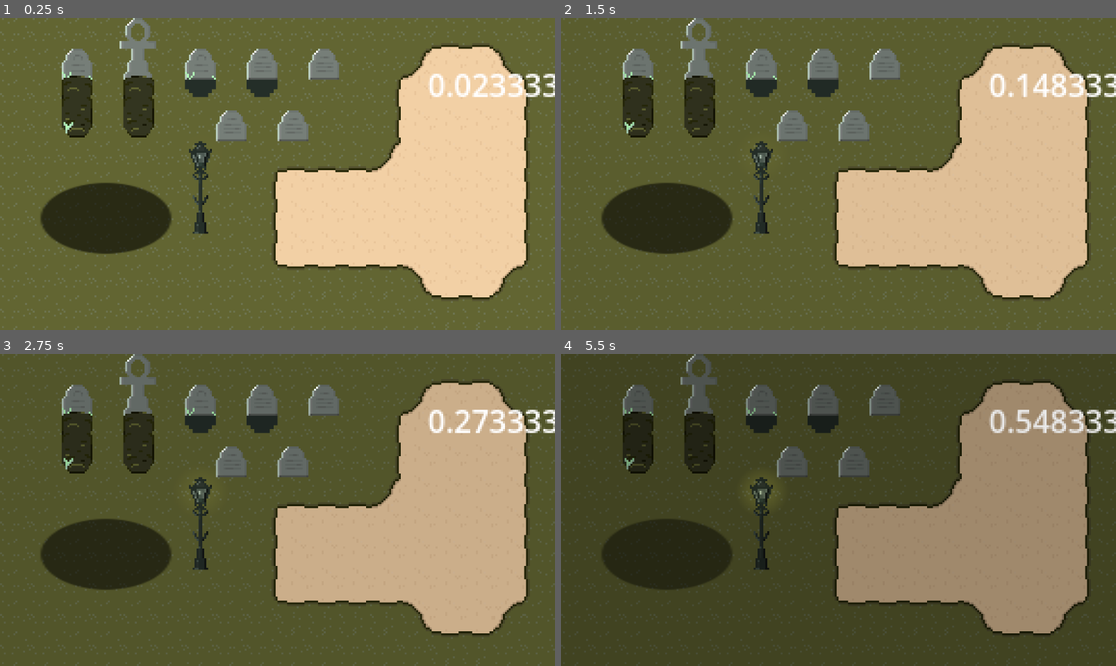
Above: before the commit, frames 1-4 (two rows, left to right).
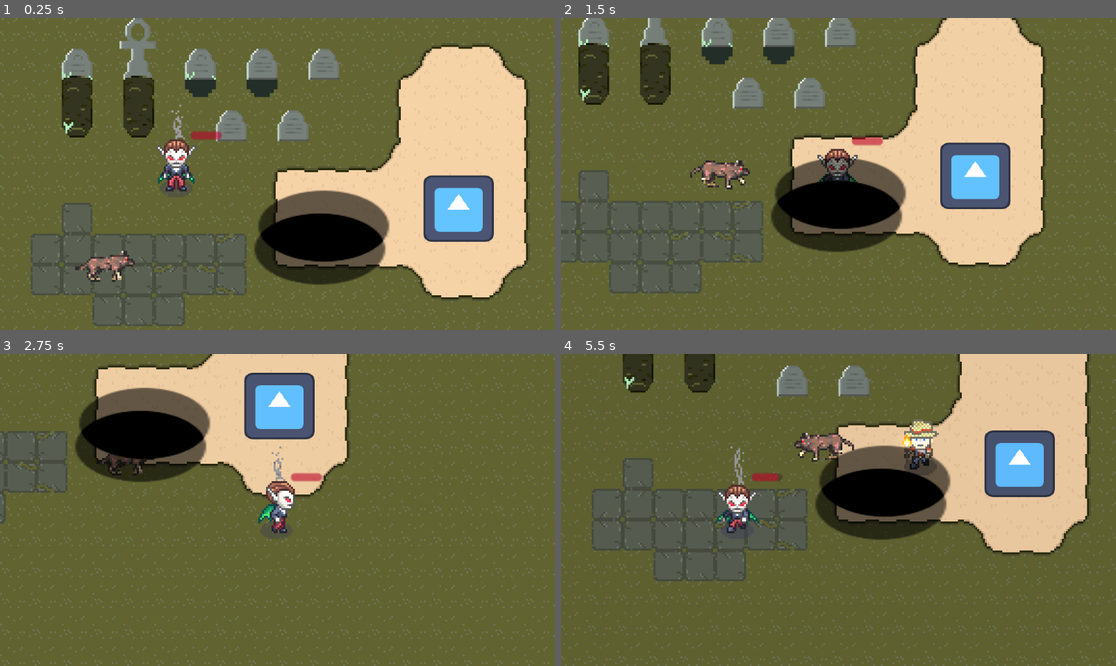
Above: after the commit, the same moments.

Repository: sstrac/shadow_hunters
Game: Godot game, scene res://Scenes/Level1.tscn
Same seed, same stepped clock (60 frames per second), same inputs: the game is played once before the commit and once after it. Before the commit the project starts from res://Scenes/DaylightCycle.tscn. The engine's default icon, where the game draws it, is replaced by a stand-in: a white triangle on a blue panel in a dark square.
Inputs:
- Up to frame 1 (0.25 s): no input
- Up to frame 2 (1.5 s): hold D (right) 0.53-1.28 s; hold Down (down) from 1.28 s (still down)
- Up to frame 3 (2.75 s): release Down (down) at 2.03 s; hold D (right) from 2.03 s (still down)
- Up to frame 4 (5.5 s): release D (right) at 2.78 s; hold Up (up) 2.78-3.53 s; hold A (left) 3.53-5.03 s; hold Down (down) from 5.03 s (still down)

The runs differ from the first frame. In frame 1, 22% of the frame differs, in the area x 5-100%, y 17-99%; in frame 2, 47%; in frame 3, 53%; in frame 4, 95%, in the area x 0-100%, y 0-100%.

Commit message:
Add wolf enemy, add sfx to player, add daylight cycle to level 1

Diff:
--- a/Scenes/DaylightCycle.tscn
+++ b/Scenes/DaylightCycle.tscn
@@ -1,13 +1,12 @@
 [gd_scene load_steps=5 format=4 uid="uid://kgv5wx7dpdi5"]
 
-[ext_resource type="Script" uid="uid://c8muxr8qha6vh" path="res://Scripts/daylight_cycle.gd" id="1_d6m41"]
+[ext_resource type="Script" uid="uid://kpy0ansxe4ex" path="res://Scenes/level_1.gd" id="1_61p2e"]
 [ext_resource type="TileSet" uid="uid://co64dlqtbmbo2" path="res://Assets/main_tilemap.tres" id="1_qd5cb"]
 [ext_resource type="PackedScene" uid="uid://3qp0btdn4wnf" path="res://Scenes/RadialLight.tscn" id="2_d6m41"]
 [ext_resource type="PackedScene" uid="uid://by5jn3gf7gt3k" path="res://Scenes/Shadow.tscn" id="4_61p2e"]
 
-[node name="DaylightCycle" type="Node2D" node_paths=PackedStringArray("dir_light")]
-script = ExtResource("1_d6m41")
-dir_light = NodePath("DirectionalLight2D")
+[node name="DaylightCycle" type="Node2D"]
+script = ExtResource("1_61p2e")
 
 [node name="Ground" type="TileMapLayer" parent="."]
 tile_map_data = PackedByteArray("AAAAAAEAAgAAAAAAAAAAAAIAAgAAAAAAAAAAAAMAAgAAAAAAAAAAAAQAAgAAAAAAAAAAAAUAAgAAAAAAAAAAAA …(47152 unchanged characters)…
@@ -18,10 +17,10 @@
 tile_set = ExtResource("1_qd5cb")
 
 [node name="DirectionalLight2D" type="DirectionalLight2D" parent="."]
-color = Color(0.73419595, 0.6763912, 0.6250225, 1)
+color = Color(0.73333335, 0.6745098, 0.62352943, 1)
 
 [node name="CanvasModulate" type="CanvasModulate" parent="."]
-color = Color(0.5053437, 0.5053442, 0.50534385, 1)
+color = Color(0.3892863, 0.38928673, 0.3892865, 1)
 
 [node name="RadialLight" parent="." instance=ExtResource("2_d6m41")]
 position = Vector2(104, 71.00001)
--- a/Scenes/Level1.tscn
+++ b/Scenes/Level1.tscn
@@ -1,11 +1,14 @@
-[gd_scene load_steps=5 format=4 uid="uid://umgcdxoyclht"]
+[gd_scene load_steps=7 format=4 uid="uid://umgcdxoyclht"]
 
 [ext_resource type="TileSet" uid="uid://co64dlqtbmbo2" path="res://Assets/main_tilemap.tres" id="1_2llne"]
+[ext_resource type="Script" uid="uid://kpy0ansxe4ex" path="res://Scenes/level_1.gd" id="1_t3or0"]
 [ext_resource type="PackedScene" uid="uid://rgcace126kog" path="res://Scenes/player/Player.tscn" id="2_q12u6"]
 [ext_resource type="PackedScene" uid="uid://beffvkqeoq23" path="res://Scenes/enemy/EnemySpawner.tscn" id="3_joc8x"]
 [ext_resource type="PackedScene" uid="uid://by5jn3gf7gt3k" path="res://Scenes/Shadow.tscn" id="4_jghel"]
+[ext_resource type="PackedScene" uid="uid://5a5tgin4x0lt" path="res://Scenes/enemy/Wolf.tscn" id="5_slnnj"]
 
 [node name="Level1" type="Node2D"]
+script = ExtResource("1_t3or0")
 
 [node name="Ground" type="TileMapLayer" parent="."]
 tile_map_data = PackedByteArray("AAAAAAEAAgAAAAAAAAAAAAIAAgAAAAAAAAAAAAMAAgAAAAAAAAAAAAQAAgAAAAAAAAAAAAUAAgAAAAAAAAAAAA …(47152 unchanged characters)…
@@ -37,3 +40,13 @@
 
 [node name="Shadow2" parent="." instance=ExtResource("4_jghel")]
 position = Vector2(131, 101)
+
+[node name="Wolf" parent="." node_paths=PackedStringArray("player_body") instance=ExtResource("5_slnnj")]
+position = Vector2(46, 139)
+player_body = NodePath("../PlayerCharacter")
+
+[node name="DirectionalLight2D" type="DirectionalLight2D" parent="."]
+color = Color(0.73419595, 0.6763912, 0.6250225, 1)
+
+[node name="CanvasModulate" type="CanvasModulate" parent="."]
+color = Color(0.5053437, 0.5053442, 0.50534385, 1)
--- /dev/null
+++ b/Scenes/enemy/Wolf.tscn
@@ -0,0 +1,31 @@
+[gd_scene load_steps=7 format=3 uid="uid://5a5tgin4x0lt"]
+
+[ext_resource type="PackedScene" uid="uid://b48yl0nf8wdqo" path="res://Scenes/HealthComponent.tscn" id="1_nm7km"]
+[ext_resource type="Script" uid="uid://cwk0y2ttx0cpp" path="res://Scripts/enemy/wolf.gd" id="1_pbcal"]
+[ext_resource type="PackedScene" uid="uid://c8jx7n7o5ndx" path="res://Scenes/enemy/EnemyDamageCalculator.tscn" id="2_ic838"]
+[ext_resource type="PackedScene" uid="uid://cnp62kltijofb" path="res://Scenes/enemy/WolfSprite.tscn" id="3_pbcal"]
+[ext_resource type="Script" uid="uid://n67u64pp63i3" path="res://Scripts/enemy/enemy_collision.gd" id="5_pbcal"]
+
+[sub_resource type="RectangleShape2D" id="RectangleShape2D_dvutt"]
+size = Vector2(5.9849815, 5.867138)
+
+[node name="Wolf" type="Node2D"]
+script = ExtResource("1_pbcal")
+max_speed = 50
+
+[node name="HealthComponent" parent="." instance=ExtResource("1_nm7km")]
+maximum_health = 50
+current_health = 50
+
+[node name="EnemyDamageCalculator" parent="." instance=ExtResource("2_ic838")]
+damage = 2
+
+[node name="WolfSprite" parent="." instance=ExtResource("3_pbcal")]
+
+[node name="Area2D" type="Area2D" parent="."]
+script = ExtResource("5_pbcal")
+
+[node name="CollisionShape2D" type="CollisionShape2D" parent="Area2D"]
+position = Vector2(-1.0364099e-06, 0)
+scale = Vector2(2.9052844, 3.2222025)
+shape = SubResource("RectangleShape2D_dvutt")
--- /dev/null
+++ b/Scenes/enemy/WolfSprite.tscn
@@ -0,0 +1,51 @@
+[gd_scene load_steps=8 format=3 uid="uid://cnp62kltijofb"]
+
+[ext_resource type="Texture2D" uid="uid://kjoor33lg6bb" path="res://Assets/img/wolfsheet1.png" id="1_c68ig"]
+
+[sub_resource type="AtlasTexture" id="AtlasTexture_5jvxe"]
+atlas = ExtResource("1_c68ig")
+region = Rect2(0, 0, 32, 16)
+
+[sub_resource type="AtlasTexture" id="AtlasTexture_06nsu"]
+atlas = ExtResource("1_c68ig")
+region = Rect2(32, 0, 32, 16)
+
+[sub_resource type="AtlasTexture" id="AtlasTexture_wdha1"]
+atlas = ExtResource("1_c68ig")
+region = Rect2(64, 0, 32, 16)
+
+[sub_resource type="AtlasTexture" id="AtlasTexture_17ud5"]
+atlas = ExtResource("1_c68ig")
+region = Rect2(96, 0, 32, 16)
+
+[sub_resource type="AtlasTexture" id="AtlasTexture_q0fdb"]
+atlas = ExtResource("1_c68ig")
+region = Rect2(128, 0, 32, 16)
+
+[sub_resource type="SpriteFrames" id="SpriteFrames_7hq2j"]
+animations = [{
+"frames": [{
+"duration": 1.0,
+"texture": SubResource("AtlasTexture_5jvxe")
+}, {
+"duration": 1.0,
+"texture": SubResource("AtlasTexture_06nsu")
+}, {
+"duration": 1.0,
+"texture": SubResource("AtlasTexture_wdha1")
+}, {
+"duration": 1.0,
+"texture": SubResource("AtlasTexture_17ud5")
+}, {
+"duration": 1.0,
+"texture": SubResource("AtlasTexture_q0fdb")
+}],
+"loop": true,
+"name": &"run_right",
+"speed": 10.0
+}]
+
+[node name="WolfSprite" type="AnimatedSprite2D"]
+sprite_frames = SubResource("SpriteFrames_7hq2j")
+animation = &"run_right"
+autoplay = "run_right"
--- a/Scripts/daylight_cycle.gd
+++ b/Scenes/level_1.gd
@@ -3,12 +3,10 @@
 const MORNING = Color(0.9, 0.9, 0.9,  1.0)
 const NIGHT = Color(0, 0, 0, 1.0)
 
-@export var dir_light: DirectionalLight2D
+@onready var dir_light: DirectionalLight2D = get_node("DirectionalLight2D")
 
 func _ready() -> void:
 	dir_light.color = MORNING
 
 func _process(delta: float) -> void:
-	get_node("Label").set_text('%f' % DayProgression.progress)
-
-	dir_light.color = lerp(MORNING, NIGHT, DayProgression.progress )
+	dir_light.color = lerp(MORNING, NIGHT, DayProgression.progress)
--- a/Scenes/player/Player.tscn
+++ b/Scenes/player/Player.tscn
@@ -1,14 +1,61 @@
-[gd_scene load_steps=63 format=3 uid="uid://rgcace126kog"]
+[gd_scene load_steps=73 format=3 uid="uid://rgcace126kog"]
 
 [ext_resource type="Script" uid="uid://b6ifas55npdx1" path="res://Scripts/player/player.gd" id="1_2getf"]
 [ext_resource type="PackedScene" uid="uid://b48yl0nf8wdqo" path="res://Scenes/HealthComponent.tscn" id="1_5gnj7"]
 [ext_resource type="Texture2D" uid="uid://g3pkjr72u7mh" path="res://Assets/img/Vampires1_Idle_full.png" id="3_2getf"]
+[ext_resource type="Texture2D" uid="uid://c732nke566w45" path="res://Assets/img/smoke_animated_8x32.png" id="3_hg0hj"]
 [ext_resource type="Texture2D" uid="uid://3qp2o7iks8ri" path="res://Assets/img/Vampires1_Walk_full.png" id="4_mdaju"]
 [ext_resource type="AnimationNodeStateMachine" uid="uid://duaic0oqoadsg" path="res://Assets/player_movement.tres" id="5_r4x55"]
-[ext_resource type="Script" path="res://Scripts/player/sunlight_damage_timer.gd" id="6_r57px"]
+[ext_resource type="Script" uid="uid://b2t6spukjcg5f" path="res://Scripts/player/sunlight_damage_timer.gd" id="6_r57px"]
+[ext_resource type="Script" uid="uid://beeabk3ahhp7y" path="res://Scenes/player/health_bar.gd" id="8_pe0xw"]
+[ext_resource type="AudioStream" uid="uid://c7mhe77wmcuo8" path="res://Assets/sfx/burning.wav" id="8_trp67"]
+[ext_resource type="AudioStream" uid="uid://cj2c1i3r18ymf" path="res://Assets/sfx/take_damage.wav" id="10_xb7k6"]
 
 [sub_resource type="RectangleShape2D" id="RectangleShape2D_mdaju"]
 size = Vector2(11, 12)
+
+[sub_resource type="AtlasTexture" id="AtlasTexture_pe0xw"]
+atlas = ExtResource("3_hg0hj")
+region = Rect2(0, 0, 8, 32)
+
+[sub_resource type="AtlasTexture" id="AtlasTexture_trp67"]
+atlas = ExtResource("3_hg0hj")
+region = Rect2(8, 0, 8, 32)
+
+[sub_resource type="AtlasTexture" id="AtlasTexture_xb7k6"]
+atlas = ExtResource("3_hg0hj")
+region = Rect2(16, 0, 8, 32)
+
+[sub_resource type="AtlasTexture" id="AtlasTexture_v18lm"]
+atlas = ExtResource("3_hg0hj")
+region = Rect2(24, 0, 8, 32)
+
+[sub_resource type="AtlasTexture" id="AtlasTexture_1u68r"]
+atlas = ExtResource("3_hg0hj")
+region = Rect2(32, 0, 8, 32)
+
+[sub_resource type="SpriteFrames" id="SpriteFrames_h8poa"]
+animations = [{
+"frames": [{
+"duration": 1.0,
+"texture": SubResource("AtlasTexture_pe0xw")
+}, {
+"duration": 1.0,
+"texture": SubResource("AtlasTexture_trp67")
+}, {
+"duration": 1.0,
+"texture": SubResource("AtlasTexture_xb7k6")
+}, {
+"duration": 1.0,
+"texture": SubResource("AtlasTexture_v18lm")
+}, {
+"duration": 1.0,
+"texture": SubResource("AtlasTexture_1u68r")
+}],
+"loop": true,
+"name": &"default",
+"speed": 10.0
+}]
 
 [sub_resource type="AtlasTexture" id="AtlasTexture_2getf"]
 atlas = ExtResource("3_2getf")
@@ -643,15 +690,21 @@
 
 [node name="Player" type="CharacterBody2D"]
 script = ExtResource("1_2getf")
-metadata/_edit_horizontal_guides_ = [-11.0]
-
-[node name="HealthComponent" parent="." node_paths=PackedStringArray("anim") instance=ExtResource("1_5gnj7")]
-current_health = 70
+
+[node name="HealthComponent" parent="." node_paths=PackedStringArray("anim", "audio") instance=ExtResource("1_5gnj7")]
 anim = NodePath("../AnimationPlayer")
+audio = NodePath("../DamageAudio")
 
 [node name="CollisionShape2D" type="CollisionShape2D" parent="."]
 position = Vector2(-0.5, 5)
 shape = SubResource("RectangleShape2D_mdaju")
+
+[node name="Smoke" type="AnimatedSprite2D" parent="."]
+modulate = Color(0.5649617, 0.5649616, 0.5649616, 1)
+position = Vector2(0, -18)
+sprite_frames = SubResource("SpriteFrames_h8poa")
+autoplay = "default"
+frame_progress = 0.35898438
 
 [node name="AnimatedSprite2D" type="AnimatedSprite2D" parent="."]
 clip_children = 2
@@ -677,23 +730,38 @@
 anim_player = NodePath("../MovementAnimationPlayer")
 parameters/conditions/idle = false
 parameters/conditions/walking = false
-parameters/Idle/blend_position = Vector2(-0.010078371, 0.33632278)
-parameters/Walk/blend_position = Vector2(0.011807442, -0.57847536)
+parameters/Idle/blend_position = Vector2(-0.022931218, 0.4136808)
+parameters/Walk/blend_position = Vector2(0.06480563, -0.24429965)
 
 [node name="AnimationPlayer" type="AnimationPlayer" parent="."]
 libraries = {
 &"": SubResource("AnimationLibrary_pe0xw")
 }
 
-[node name="TestHealthLabel" type="Label" parent="."]
-offset_left = -25.0
-offset_top = -46.0
-offset_right = 23.0
-offset_bottom = -23.0
-text = "<null>"
-
-[node name="SunlightDamageTimer" type="Timer" parent="." node_paths=PackedStringArray("health_comp")]
+[node name="SunlightDamageTimer" type="Timer" parent="." node_paths=PackedStringArray("health_comp", "smoke", "smoke_audio")]
 wait_time = 2.0
 autostart = true
 script = ExtResource("6_r57px")
 health_comp = NodePath("../HealthComponent")
+smoke = NodePath("../Smoke")
+smoke_audio = NodePath("../SmokeAudio")
+
+[node name="SmokeAudio" type="AudioStreamPlayer2D" parent="."]
+stream = ExtResource("8_trp67")
+autoplay = true
+
+[node name="HealthBar" type="ProgressBar" parent="." node_paths=PackedStringArray("health_comp")]
+modulate = Color(1, 0, 0.16470589, 1)
+offset_left = 7.0
+offset_top = -19.0
+offset_right = 23.0
+offset_bottom = -15.0
+step = 1.0
+value = 50.0
+show_percentage = false
+script = ExtResource("8_pe0xw")
+health_comp = NodePath("../HealthComponent")
+
+[node name="DamageAudio" type="AudioStreamPlayer2D" parent="."]
+stream = ExtResource("10_xb7k6")
+pitch_scale = 0.79
--- a/Scenes/player/Torch.tscn
+++ b/Scenes/player/Torch.tscn
@@ -1,7 +1,23 @@
-[gd_scene load_steps=11 format=3 uid="uid://ctvy64jig05p7"]
+[gd_scene load_steps=12 format=3 uid="uid://ctvy64jig05p7"]
 
 [ext_resource type="Texture2D" uid="uid://0bawtxa5fsse" path="res://Assets/img/torch.png" id="1_h1t0l"]
 [ext_resource type="Texture2D" uid="uid://brj5xs31okokt" path="res://Assets/img/torch_flame.png" id="2_beu3c"]
+[ext_resource type="PackedScene" uid="uid://3qp0btdn4wnf" path="res://Scenes/RadialLight.tscn" id="3_a56tq"]
+
+[sub_resource type="Animation" id="Animation_yqrfj"]
+length = 0.001
+tracks/0/type = "value"
+tracks/0/imported = false
+tracks/0/enabled = true
+tracks/0/path = NodePath("Torch:position")
+tracks/0/interp = 1
+tracks/0/loop_wrap = true
+tracks/0/keys = {
+"times": PackedFloat32Array(0),
+"transitions": PackedFloat32Array(1),
+"update": 0,
+"values": [Vector2(0, 3)]
+}
 
 [sub_resource type="Animation" id="Animation_6xm1a"]
 resource_name = "move"
@@ -18,21 +34,6 @@
 "transitions": PackedFloat32Array(1, 1),
 "update": 1,
 "values": [Vector2(0, 3), Vector2(1, 3)]
-}
-
-[sub_resource type="Animation" id="Animation_yqrfj"]
-length = 0.001
-tracks/0/type = "value"
-tracks/0/imported = false
-tracks/0/enabled = true
-tracks/0/path = NodePath("Torch:position")
-tracks/0/interp = 1
-tracks/0/loop_wrap = true
-tracks/0/keys = {
-"times": PackedFloat32Array(0),
-"transitions": PackedFloat32Array(1),
-"update": 0,
-"values": [Vector2(0, 3)]
 }
 
 [sub_resource type="AnimationLibrary" id="AnimationLibrary_b3kb2"]
@@ -78,7 +79,7 @@
 }]
 
 [node name="Torch" type="Sprite2D"]
-visible = false
+position = Vector2(0, 3)
 texture = ExtResource("1_h1t0l")
 
 [node name="AnimationPlayer" type="AnimationPlayer" parent="."]
@@ -93,3 +94,7 @@
 sprite_frames = SubResource("SpriteFrames_5g4xy")
 autoplay = "default"
 frame_progress = 0.5637016
+
+[node name="RadialLight" parent="." instance=ExtResource("3_a56tq")]
+position = Vector2(4.172325e-07, -5.5000005)
+scale = Vector2(0.34374994, 0.328125)
--- /dev/null
+++ b/Scenes/player/health_bar.gd
@@ -0,0 +1,11 @@
+extends ProgressBar
+
+
+@export var health_comp: Node
+
+func _ready() -> void:
+	max_value = health_comp.maximum_health
+
+
+func _process(delta: float) -> void:
+	value = health_comp.current_health
--- a/Scripts/day_progression.gd
+++ b/Scripts/day_progression.gd
@@ -1,13 +1,13 @@
 extends Node
 
-const MAX_DAY_PROGRESS = 10
+const MAX_DAY_PROGRESS_SECONDS = 60
 
 var timer
 var progress
 
 func _ready() -> void:
-	timer = get_tree().create_timer(MAX_DAY_PROGRESS)
+	timer = get_tree().create_timer(MAX_DAY_PROGRESS_SECONDS)
 
 
 func _process(delta: float) -> void:
-	progress = 1 - (timer.time_left / MAX_DAY_PROGRESS)
+	progress = 1 - (timer.time_left / MAX_DAY_PROGRESS_SECONDS)
--- a/Scripts/enemy/enemy.gd
+++ b/Scripts/enemy/enemy.gd
@@ -11,6 +11,7 @@
 	area2d.stop.connect(func(): speed = 0)
 	area2d.move.connect(func(): speed = max_speed)
 
+
 func _process(_delta):
 	z_index = int(global_position.y)
 
@@ -19,6 +20,7 @@
 	move_towards_player_node(delta)
 
 
+
 func move_towards_player_node(delta: float):
 	var direction = (player_body.global_position - global_position).normalized()
 	global_position += direction * speed * delta
--- /dev/null
+++ b/Scripts/enemy/wolf.gd
@@ -0,0 +1,11 @@
+extends "res://Scripts/enemy/enemy.gd"
+
+@onready var sprite = get_node("WolfSprite")
+
+func move_towards_player_node(delta: float):
+	var direction = (player_body.global_position - global_position).normalized()
+	global_position += direction * speed * delta
+	if direction.x <= 0:
+		sprite.flip_h = true
+	else:
+		sprite.flip_h = false
--- a/Scripts/health_component.gd
+++ b/Scripts/health_component.gd
@@ -6,6 +6,7 @@
 @export var maximum_health : int = 100
 @export var current_health : int = 100
 @export var anim: AnimationPlayer
+@export var audio: AudioStreamPlayer2D
 
 signal has_died
 signal health_changed
@@ -18,6 +19,7 @@
 		current_health -= damage
 		health_changed.emit()
 		anim.play(DAMAGE_ANIMATION)
+		audio.play()
 
 		if current_health <= 0:
 			has_died.emit()
--- a/Scripts/player/player.gd
+++ b/Scripts/player/player.gd
@@ -8,15 +8,7 @@
 var last_direction: Vector2
 
 func _ready():
-	#TEST called once to set label initially
-	update_health_label()
-
-	#TEST connects the health_changed signal to the update label function here
-	health_comp.health_changed.connect(update_health_label)
-
-#TEST
-#updates the label to show health
-func update_health_label(): get_node("TestHealthLabel").text = '%d' % health_comp.current_health
+	pass
 
 func get_input():
 	var input_direction = Input.get_vector("left", "right", "up", "down")
--- a/Scripts/player/sunlight_damage_timer.gd
+++ b/Scripts/player/sunlight_damage_timer.gd
@@ -1,7 +1,10 @@
 extends Timer
 
 @export var health_comp: Node
+@export var smoke: Node
+@export var smoke_audio: AudioStreamPlayer2D
 @export var damage = 10
+
 var num_shadows = 0
 
 func _ready() -> void:
@@ -12,11 +15,13 @@
 
 func add_shadow():
 	num_shadows += 1
-
 	stop()
+	smoke.hide()
+	smoke_audio.stop()
 
 func remove_shadow():
 	num_shadows -= 1
-
 	if num_shadows == 0:
 		start()
+		smoke.show()
+		smoke_audio.play()
--- a/Scripts/radial_light.gd
+++ b/Scripts/radial_light.gd
@@ -12,7 +12,7 @@
 var day_progress_until_switch_on = 0.7
 
 func _ready():
-	on_timer.wait_time = DayProgression.MAX_DAY_PROGRESS * day_progress_until_switch_on
+	on_timer.wait_time = DayProgression.MAX_DAY_PROGRESS_SECONDS * day_progress_until_switch_on
 	on_timer.timeout.connect(_switch_on)
 	on_timer.start()
 
--- a/Scripts/shadow.gd
+++ b/Scripts/shadow.gd
@@ -19,5 +19,5 @@
 
 
 
-func _process(delta: float) -> void:
+func _process(_delta: float) -> void:
 	shadow_light.color.a = 1 - DayProgression.progress
--- a/project.godot
+++ b/project.godot
@@ -11,7 +11,7 @@
 [application]
 
 config/name="ShadowHunters"
-run/main_scene="uid://kgv5wx7dpdi5"
+run/main_scene="uid://umgcdxoyclht"
 config/features=PackedStringArray("4.5", "Forward Plus")
 config/icon="res://Assets/img/icon.svg"
 
Binary file added: Assets/img/smoke_animated_8x32.png
Not shown, added: Assets/img/smoke_animated_8x32.png.import
Binary file added: Assets/img/wolfsheet1.png
Not shown, added: Assets/img/wolfsheet1.png.import
Not shown, added: Assets/sfx/burning.wav.import
Not shown, added: Assets/sfx/take_damage.wav.import
Not shown, added: Scenes/level_1.gd.uid
Not shown, added: Scenes/player/health_bar.gd.uid
Not shown, removed: Scripts/daylight_cycle.gd.uid
Not shown, added: Scripts/enemy/wolf.gd.uid
Not shown, added: Assets/sfx/burning.wav
Not shown, added: Assets/sfx/take_damage.wav
